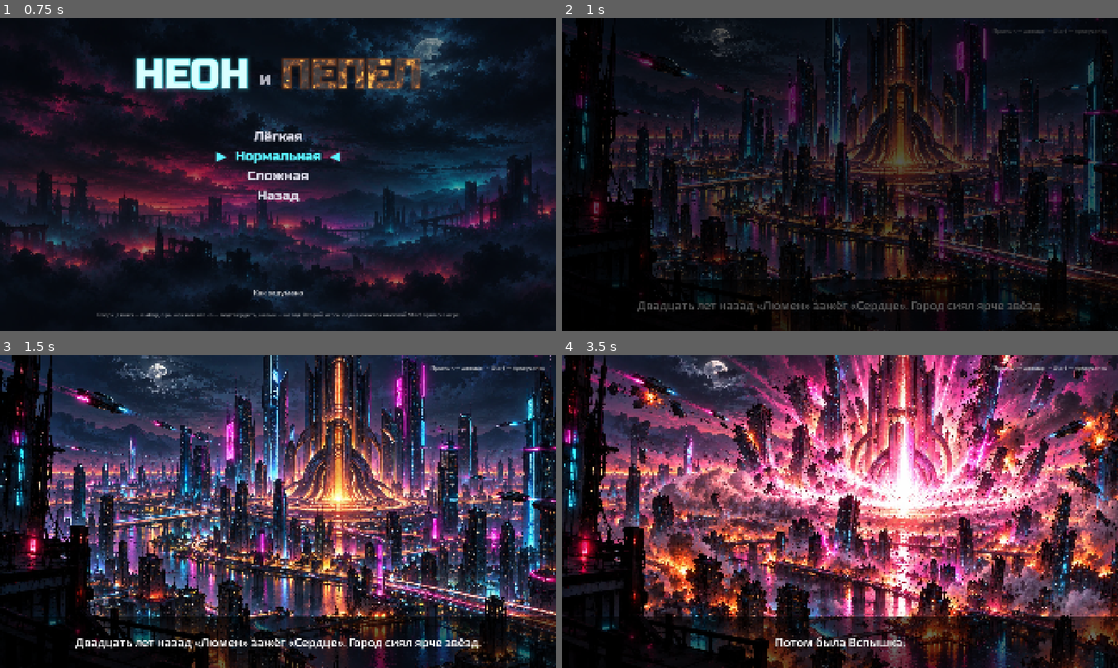
Above: before the commit, frames 1-4 (two rows, left to right).
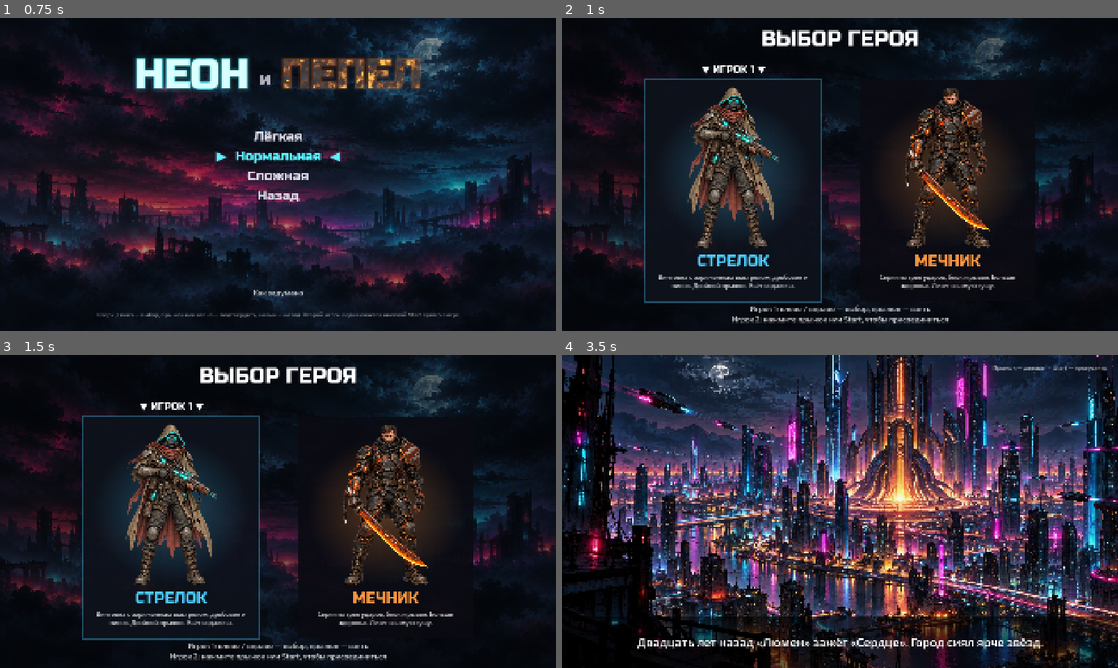
Above: after the commit, the same moments.

Repository: wrcabeludo-rgb/001
Game: Godot game, scene res://scenes/title.tscn
The game is run twice, just before and just after one commit, with the same random seed, the same clock (stepped at 60 frames per second) and the same inputs.
Inputs (mouse positions are in pixels of both pictures, inside the frame that each line leads up to):
- Up to frame 1 (0.75 s): tap Enter (ui_accept) at 0.5 s; move the mouse to (400, 158) at 0.52 s; hold D from 0.53 s (still down); tap K at 0.6 s; click (400, 158) at 0.67 s
- Up to frame 2 (1 s): keep holding D; tap Enter (ui_accept) at 0.77 s
- Up to frame 3 (1.5 s): release D at 1.25 s; drag from (166, 527) to (250, 574) at 1.27 s
- Up to frame 4 (3.5 s): move the mouse to (895, 442) at 2.02 s; hold A 2.03-2.75 s; tap J at 2.1 s; click (895, 442) at 2.17 s; drag from (812, 574) to (673, 464) at 2.77 s

Frame 1 is identical in both runs. In frame 2, 35% of the frame differs, in the area x 0-100%, y 0-100%; in frame 3, 72%; in frame 4, 78%.

Commit message:
Hero select screen with avatars; the trader's stall stands in a lit street
- Before any zone each player picks the Gunner or the Swordsman (left /
  right, jump or attack to take, skill to undo); a hero one player took is
  closed to the other, a second player can join right there. Avatars are the
  front views from the approved concepts. PlayerManager.join() is public.
- Shop: a blurred, darkened slums backdrop, the stall standing on the zone
  1-1 ground with a shadow, lantern light on the stall and the street, ash,
  dark corners; cleaner cutout of the stall (no white specks).
- Tests: one player picks, two players cannot take the same hero.

Co-Authored-By: Claude Opus 5.5 <noreply@anthropic.com>
Claude-Session: https://claude.ai/code/session_01DbbAxgCR2CT7iqKnVBrHPT

Diff:
--- /dev/null
+++ b/coop-platformer/game/scenes/hero_select.tscn
@@ -0,0 +1,12 @@
+[gd_scene load_steps=2 format=3]
+
+[ext_resource type="Script" path="res://scripts/ui/hero_select.gd" id="1_select"]
+
+[node name="HeroSelect" type="Control"]
+layout_mode = 3
+anchors_preset = 15
+anchor_right = 1.0
+anchor_bottom = 1.0
+grow_horizontal = 2
+grow_vertical = 2
+script = ExtResource("1_select")
--- a/coop-platformer/game/scripts/core/player_manager.gd
+++ b/coop-platformer/game/scripts/core/player_manager.gd
@@ -90,13 +90,21 @@
 			continue
 		if not (device.just_pressed("jump") or device.just_pressed("start")):
 			continue
-		var slot := players.find(null)
-		if slot == -1:
+		if join(device) == -1:
 			return
-		device.consume()
-		players[slot] = device
-		heroes[slot] = Heroes.Id.SWORDSMAN if _hero_taken(Heroes.Id.SHOOTER, slot) else Heroes.Id.SHOOTER
-		player_joined.emit(slot)
+
+
+## Gives the device a free player slot (and a hero nobody plays); returns the
+## slot, or -1 when both are taken.
+func join(device: PlayerInput) -> int:
+	var slot := players.find(null)
+	if slot == -1 or players.has(device):
+		return -1
+	device.consume()
+	players[slot] = device
+	heroes[slot] = Heroes.Id.SWORDSMAN if _hero_taken(Heroes.Id.SHOOTER, slot) else Heroes.Id.SHOOTER
+	player_joined.emit(slot)
+	return slot
 
 
 func _hero_taken(hero: Heroes.Id, except_slot: int) -> bool:
--- /dev/null
+++ b/coop-platformer/game/scripts/ui/hero_select.gd
@@ -0,0 +1,255 @@
+class_name HeroSelect
+extends Control
+## Picking heroes before the game starts. Each player moves a marker between
+## the Gunner and the Swordsman (left / right) and takes one (jump or attack);
+## a hero someone has taken is closed to the other player. Skill undoes the
+## choice, or goes back to the title when nothing is chosen. A second player
+## joins right here (jump or Start). When every player has a hero, the game
+## goes on to `next_scene`.
+
+const BACKGROUND := preload("res://assets/art/ui/menu_bg_01.png")
+const TITLE_FONT := preload("res://assets/fonts/RussoOne-Regular.ttf")
+const AVATARS := {
+	Heroes.Id.SHOOTER: preload("res://assets/art/ui/avatar_gunner.png"),
+	Heroes.Id.SWORDSMAN: preload("res://assets/art/ui/avatar_swordsman.png"),
+}
+const ABOUT := {
+	Heroes.Id.SHOOTER: "Винтовка с заряженным выстрелом, дробовик и пинок. Двойной прыжок. Бьёт издалека.",
+	Heroes.Id.SWORDSMAN: "Серия из трёх ударов, блок и рывок. Больше здоровья. Лезет в самую гущу.",
+}
+const CARD_SIZE := Vector2(600, 760)
+const CARD_X := {Heroes.Id.SHOOTER: 290.0, Heroes.Id.SWORDSMAN: 1030.0}
+const CARD_Y := 215.0
+## After the last player picks, the game waits this long before going on.
+const START_DELAY := 0.8
+const TITLE_SCENE := "res://scenes/title.tscn"
+
+## Where the game goes once everyone has a hero ("" stays here: tests).
+static var next_scene := "res://scenes/intro_comic.tscn"
+
+## Every player has a hero (PlayerManager.heroes is set).
+signal heroes_chosen
+
+## For each slot: the hero under its marker, and whether it is taken.
+var cursor := [Heroes.Id.SHOOTER, Heroes.Id.SWORDSMAN]
+var chosen := [false, false]
+
+var _frames := {}
+var _markers: Array[Label] = []
+var _status: Label
+var _countdown := -1.0
+
+
+func _ready() -> void:
+	var background := TextureRect.new()
+	background.texture = BACKGROUND
+	background.expand_mode = TextureRect.EXPAND_IGNORE_SIZE
+	background.stretch_mode = TextureRect.STRETCH_KEEP_ASPECT_COVERED
+	background.size = Vector2(1920, 1080)
+	add_child(background)
+	add_child(Harm.box(Vector2.ZERO, Vector2(1920, 1080), Color(0, 0, 0, 0.55)))
+
+	var title := Label.new()
+	title.text = "ВЫБОР ГЕРОЯ"
+	title.position = Vector2(0, 28)
+	title.size = Vector2(1920, 100)
+	title.horizontal_alignment = HORIZONTAL_ALIGNMENT_CENTER
+	title.add_theme_font_override("font", TITLE_FONT)
+	title.add_theme_font_size_override("font_size", 72)
+	add_child(title)
+
+	for hero in [Heroes.Id.SHOOTER, Heroes.Id.SWORDSMAN]:
+		_build_card(hero)
+	for slot in PlayerManager.MAX_PLAYERS:
+		var marker := Label.new()
+		marker.add_theme_font_override("font", TITLE_FONT)
+		marker.add_theme_font_size_override("font_size", 34)
+		marker.horizontal_alignment = HORIZONTAL_ALIGNMENT_CENTER
+		marker.size = Vector2(220, 50)
+		add_child(marker)
+		_markers.append(marker)
+
+	_status = Label.new()
+	_status.position = Vector2(0, 985)
+	_status.size = Vector2(1920, 80)
+	_status.horizontal_alignment = HORIZONTAL_ALIGNMENT_CENTER
+	_status.add_theme_font_size_override("font_size", 26)
+	_status.add_theme_color_override("font_color", Color(1, 1, 1, 0.8))
+	add_child(_status)
+
+	# Each joined player starts on a different hero.
+	for slot in PlayerManager.MAX_PLAYERS:
+		if PlayerManager.players[slot] != null:
+			cursor[slot] = PlayerManager.heroes[slot]
+	PlayerManager.player_joined.connect(_on_joined)
+	PlayerManager.player_left.connect(_on_left)
+	_refresh()
+
+
+func _build_card(hero: Heroes.Id) -> void:
+	var color: Color = Heroes.COLORS[hero]
+	var card := Control.new()
+	card.position = Vector2(CARD_X[hero], CARD_Y)
+	card.size = CARD_SIZE
+	card.mouse_filter = Control.MOUSE_FILTER_IGNORE
+	add_child(card)
+	var frame := Harm.box(Vector2(-6, -6), CARD_SIZE + Vector2(12, 12), color)
+	card.add_child(frame)
+	_frames[hero] = frame
+	card.add_child(Harm.box(Vector2.ZERO, CARD_SIZE, Color(0.04, 0.04, 0.07, 0.9)))
+	# A soft glow of the hero's colour behind the figure.
+	var gradient := Gradient.new()
+	gradient.set_color(0, Color(color, 0.32))
+	gradient.set_color(1, Color(color, 0.0))
+	var glow_texture := GradientTexture2D.new()
+	glow_texture.gradient = gradient
+	glow_texture.fill = GradientTexture2D.FILL_RADIAL
+	glow_texture.fill_from = Vector2(0.5, 0.5)
+	glow_texture.fill_to = Vector2(0.5, 0.0)
+	var glow := TextureRect.new()
+	glow.texture = glow_texture
+	glow.position = Vector2(20, 60)
+	glow.size = Vector2(CARD_SIZE.x - 40, 520)
+	glow.mouse_filter = Control.MOUSE_FILTER_IGNORE
+	card.add_child(glow)
+	var avatar := TextureRect.new()
+	avatar.texture = AVATARS[hero]
+	avatar.expand_mode = TextureRect.EXPAND_IGNORE_SIZE
+	avatar.stretch_mode = TextureRect.STRETCH_KEEP_ASPECT_CENTERED
+	avatar.position = Vector2(20, 20)
+	avatar.size = Vector2(CARD_SIZE.x - 40, 560)
+	card.add_child(avatar)
+	var name_label := Label.new()
+	name_label.text = Heroes.NAMES[hero].to_upper()
+	name_label.position = Vector2(0, 590)
+	name_label.size = Vector2(CARD_SIZE.x, 70)
+	name_label.horizontal_alignment = HORIZONTAL_ALIGNMENT_CENTER
+	name_label.add_theme_font_override("font", TITLE_FONT)
+	name_label.add_theme_font_size_override("font_size", 52)
+	name_label.add_theme_color_override("font_color", color)
+	card.add_child(name_label)
+	var about := Label.new()
+	about.text = ABOUT[hero]
+	about.autowrap_mode = TextServer.AUTOWRAP_WORD_SMART
+	about.position = Vector2(30, 664)
+	about.size = Vector2(CARD_SIZE.x - 60, 90)
+	about.horizontal_alignment = HORIZONTAL_ALIGNMENT_CENTER
+	about.add_theme_font_size_override("font_size", 22)
+	about.add_theme_color_override("font_color", Color(1, 1, 1, 0.8))
+	card.add_child(about)
+
+
+func _physics_process(delta: float) -> void:
+	for slot in PlayerManager.MAX_PLAYERS:
+		if PlayerManager.players[slot] != null:
+			_control(slot, PlayerManager.players[slot])
+	for device in PlayerManager.all_devices():
+		if PlayerManager.players.has(device):
+			continue
+		# Attack joins too (jump and Start are handled by PlayerManager);
+		# with nobody in the game yet, skill goes back to the title.
+		if device.just_pressed("attack"):
+			PlayerManager.join(device)
+		elif device.just_pressed("skill") and not PlayerManager.players.any(func(p: Variant) -> bool: return p != null):
+			get_tree().change_scene_to_file(TITLE_SCENE)
+			return
+	if _countdown >= 0.0:
+		_countdown -= delta
+		if _countdown < 0.0:
+			_start()
+
+
+func _control(slot: int, device: PlayerInput) -> void:
+	if device.just_pressed("skill"):
+		if chosen[slot]:
+			chosen[slot] = false
+			Sound.play("menu_move")
+		elif slot == 0:
+			Sound.play("menu_select")
+			get_tree().change_scene_to_file(TITLE_SCENE)
+			return
+		_refresh()
+		return
+	if chosen[slot]:
+		return
+	if device.just_pressed("left") or device.just_pressed("right"):
+		cursor[slot] = Heroes.other(cursor[slot])
+		Sound.play("menu_move")
+		_refresh()
+	elif device.just_pressed("jump") or device.just_pressed("attack"):
+		if _taken_by_other(slot, cursor[slot]):
+			Sound.play("telegraph")
+			return
+		chosen[slot] = true
+		Sound.play("menu_select")
+		_refresh()
+
+
+func _taken_by_other(slot: int, hero: Heroes.Id) -> bool:
+	for other in PlayerManager.MAX_PLAYERS:
+		if other != slot and PlayerManager.players[other] != null and chosen[other] and cursor[other] == hero:
+			return true
+	return false
+
+
+func _on_joined(slot: int) -> void:
+	chosen[slot] = false
+	# A newcomer starts on the hero that is still free.
+	cursor[slot] = Heroes.other(cursor[1 - slot]) if PlayerManager.players[1 - slot] != null else Heroes.Id.SHOOTER
+	_refresh()
+
+
+func _on_left(slot: int) -> void:
+	chosen[slot] = false
+	_refresh()
+
+
+func _refresh() -> void:
+	var joined := 0
+	var picked := 0
+	var lines := PackedStringArray()
+	for slot in PlayerManager.MAX_PLAYERS:
+		var marker := _markers[slot]
+		var playing := PlayerManager.players[slot] != null
+		marker.visible = playing
+		if not playing:
+			lines.append("Игрок %d: нажмите прыжок или Start, чтобы присоединиться" % (slot + 1))
+			continue
+		joined += 1
+		var hero: Heroes.Id = cursor[slot]
+		var both_here: bool = PlayerManager.players[1 - slot] != null and cursor[1 - slot] == hero
+		marker.text = ("ИГРОК %d ✓" if chosen[slot] else "▼ ИГРОК %d ▼") % (slot + 1)
+		marker.add_theme_color_override("font_color", Heroes.COLORS[hero] if chosen[slot] else Color.WHITE)
+		marker.position = Vector2(CARD_X[hero] + CARD_SIZE.x / 2.0 - 110.0 + (slot * 2 - 1) * (130.0 if both_here else 0.0),
+			CARD_Y - 58.0)
+		if chosen[slot]:
+			picked += 1
+			lines.append("Игрок %d: %s — готов (навык — передумать)" % [slot + 1, Heroes.NAMES[hero]])
+		elif _taken_by_other(slot, hero):
+			lines.append("Игрок %d: %s уже занят — выберите другого героя" % [slot + 1, Heroes.NAMES[hero]])
+		else:
+			lines.append("Игрок %d: влево / вправо — выбор, прыжок — взять" % (slot + 1))
+	for hero in _frames:
+		var taken := false
+		for slot in PlayerManager.MAX_PLAYERS:
+			taken = taken or (PlayerManager.players[slot] != null and chosen[slot] and cursor[slot] == hero)
+		_frames[hero].visible = taken or _hovered(hero)
+		_frames[hero].modulate.a = 1.0 if taken else 0.35
+	_status.text = "\n".join(lines)
+	_countdown = START_DELAY if joined > 0 and picked == joined else -1.0
+
+
+func _hovered(hero: Heroes.Id) -> bool:
+	for slot in PlayerManager.MAX_PLAYERS:
+		if PlayerManager.players[slot] != null and cursor[slot] == hero:
+			return true
+	return false
+
+
+func _start() -> void:
+	for slot in PlayerManager.MAX_PLAYERS:
+		if PlayerManager.players[slot] != null:
+			PlayerManager.heroes[slot] = cursor[slot]
+	heroes_chosen.emit()
+	if next_scene != "":
+		get_tree().change_scene_to_file(next_scene)
--- a/coop-platformer/game/scripts/ui/shop.gd
+++ b/coop-platformer/game/scripts/ui/shop.gd
@@ -4,11 +4,18 @@
 ## each hero pays from their own wallet. In co-op players take turns.
 
 const TITLE_FONT := preload("res://assets/fonts/RussoOne-Regular.ttf")
-const BACKGROUNDS := [
-	preload("res://assets/art/backgrounds/sky_world1_1.png"),
-	preload("res://assets/art/backgrounds/bg_mid_world1_01.png"),
+const BACKDROP := preload("res://assets/art/ui/shop_bg.png")
+const GROUND := preload("res://assets/art/tiles/1-1_ground.png")
+const TRADER := preload("res://assets/art/props/trader.png")
+const STALL_SCALE := 0.82
+## The street level: the stall stands on it.
+const STREET_Y := 900.0
+## Lanterns in the stall picture (pixels of trader.png) and their light colour.
+const LANTERNS := [
+	[Vector2(180, 130), Color(1.0, 0.55, 0.2)], [Vector2(255, 285), Color(1.0, 0.55, 0.2)],
+	[Vector2(365, 145), Color(1.0, 0.7, 0.35)], [Vector2(320, 205), Color(0.3, 0.9, 1.0)],
+	[Vector2(705, 170), Color(0.3, 0.9, 1.0)], [Vector2(845, 250), Color(0.3, 0.9, 1.0)],
 ]
-const TRADER := preload("res://assets/art/props/trader.png")
 const LINES := [
 	"Лом — вот настоящая валюта. Неон его не заменит.",
 	"Всё рабочее. Ну, почти всё.",
@@ -21,26 +28,13 @@
 var _menu: MenuList
 var _hint: Label
 var _wallet: Label
+var _lights: Array[TextureRect] = []
+var _time := 0.0
 
 
 func _ready() -> void:
-	# The slums at night behind, the trader's stall on the right, the goods on a dark panel.
-	for picture in BACKGROUNDS:
-		var backdrop := TextureRect.new()
-		backdrop.texture = picture
-		backdrop.expand_mode = TextureRect.EXPAND_IGNORE_SIZE
-		backdrop.stretch_mode = TextureRect.STRETCH_KEEP_ASPECT_COVERED
-		backdrop.size = Vector2(1920, 1080)
-		backdrop.modulate = Color(0.5, 0.47, 0.55)
-		add_child(backdrop)
-	add_child(Harm.box(Vector2(0, 900), Vector2(1920, 180), Color(0.05, 0.04, 0.06, 0.9)))
-	var stall := TextureRect.new()
-	stall.texture = TRADER
-	stall.expand_mode = TextureRect.EXPAND_IGNORE_SIZE
-	stall.size = TRADER.get_size() * 0.82
-	stall.position = Vector2(1900 - stall.size.x, 905 - stall.size.y)
-	add_child(stall)
-	add_child(Harm.box(Vector2(80, 40), Vector2(1020, 860), Color(0.04, 0.04, 0.06, 0.82)))
+	_build_street()
+	add_child(Harm.box(Vector2(80, 40), Vector2(980, 860), Color(0.03, 0.03, 0.05, 0.78)))
 	var title := Label.new()
 	title.text = "ЛАВКА СТАРЬЁВЩИКА"
 	title.position = Vector2(120, 60)
@@ -50,7 +44,7 @@
 	add_child(title)
 	var quote := Label.new()
 	quote.text = "«%s»" % LINES.pick_random()
-	quote.position = Vector2(1140, 250)
+	quote.position = Vector2(1100, 300)
 	quote.size = Vector2(740, 80)
 	quote.autowrap_mode = TextServer.AUTOWRAP_WORD_SMART
 	quote.horizontal_alignment = HORIZONTAL_ALIGNMENT_CENTER
@@ -65,7 +59,7 @@
 
 	_menu = MenuList.new()
 	_menu.position = Vector2(120, 240)
-	_menu.size = Vector2(1000, 640)
+	_menu.size = Vector2(940, 640)
 	_menu.font_size = 36
 	_menu.alignment = BoxContainer.ALIGNMENT_BEGIN
 	add_child(_menu)
@@ -86,6 +80,113 @@
 			break
 	_build()
 	Sound.music("shop")
+
+
+## A night street in the slums: the houses far behind (blurred), the trader's
+## stall standing on the ground of zone 1-1 with a shadow under it, its
+## lanterns lighting the stall and the ground, ash in the air, dark corners.
+func _build_street() -> void:
+	var backdrop := TextureRect.new()
+	backdrop.texture = BACKDROP
+	backdrop.size = Vector2(1920, 1080)
+	add_child(backdrop)
+	var street := TextureRect.new()
+	street.texture = GROUND
+	street.stretch_mode = TextureRect.STRETCH_TILE
+	street.position = Vector2(0, STREET_Y)
+	street.size = Vector2(1920, 1080 - STREET_Y)
+	street.modulate = Color(0.5, 0.46, 0.5)
+	add_child(street)
+	# The far edge of the street fades into the dark.
+	add_child(_gradient_rect(Rect2(0, STREET_Y, 1920, 70), Color(0, 0, 0, 0.75), Color(0, 0, 0, 0.0), false))
+
+	var size := TRADER.get_size() * STALL_SCALE
+	var stall_at := Vector2(1890 - size.x, STREET_Y + 26 - size.y)
+	add_child(_glow(Rect2(stall_at.x - 40, STREET_Y - 30, size.x + 80, 110), Color(0, 0, 0, 0.7), false))
+	# The light of the lanterns pooling on the ground in front of the counter.
+	var pool := _glow(Rect2(stall_at.x + 60, STREET_Y - 10, size.x - 60, 150), Color(1.0, 0.55, 0.25, 0.28), true)
+	add_child(pool)
+	_lights.append(pool)
+	var stall := TextureRect.new()
+	stall.texture = TRADER
+	stall.expand_mode = TextureRect.EXPAND_IGNORE_SIZE
+	stall.size = size
+	stall.position = stall_at
+	# The same night as the street around it.
+	stall.modulate = Color(0.9, 0.86, 0.92)
+	add_child(stall)
+	for lantern in LANTERNS:
+		var at: Vector2 = stall_at + lantern[0] * STALL_SCALE
+		var light := _glow(Rect2(at - Vector2(110, 110), Vector2(220, 220)), Color(lantern[1], 0.4), true)
+		add_child(light)
+		_lights.append(light)
+
+	var ash := CPUParticles2D.new()
+	ash.position = Vector2(960, -20)
+	ash.emission_shape = CPUParticles2D.EMISSION_SHAPE_RECTANGLE
+	ash.emission_rect_extents = Vector2(1000, 10)
+	ash.amount = 60
+	ash.lifetime = 14.0
+	ash.preprocess = 14.0
+	ash.direction = Vector2(0.2, 1)
+	ash.spread = 20.0
+	ash.initial_velocity_min = 40.0
+	ash.initial_velocity_max = 90.0
+	ash.gravity = Vector2(6, 4)
+	ash.scale_amount_min = 1.5
+	ash.scale_amount_max = 3.0
+	ash.color = Color(0.75, 0.72, 0.7, 0.5)
+	add_child(ash)
+	# Dark corners pull the eye to the middle.
+	add_child(_glow(Rect2(-480, -270, 2880, 1620), Color(0, 0, 0, 0.0), false, Color(0, 0, 0, 0.7)))
+
+
+## A soft round spot of light (added on top) or shadow; `edge` is the colour at its rim.
+func _glow(area: Rect2, color: Color, light: bool, edge := Color(color, 0.0)) -> TextureRect:
+	var gradient := Gradient.new()
+	gradient.set_color(0, color)
+	gradient.set_color(1, edge)
+	var texture := GradientTexture2D.new()
+	texture.gradient = gradient
+	texture.fill = GradientTexture2D.FILL_RADIAL
+	texture.fill_from = Vector2(0.5, 0.5)
+	texture.fill_to = Vector2(0.5, 0.0) if edge.a == 0.0 else Vector2(1.0, 1.0)
+	var rect := TextureRect.new()
+	rect.texture = texture
+	rect.expand_mode = TextureRect.EXPAND_IGNORE_SIZE
+	rect.position = area.position
+	rect.size = area.size
+	rect.mouse_filter = Control.MOUSE_FILTER_IGNORE
+	if light:
+		var add := CanvasItemMaterial.new()
+		add.blend_mode = CanvasItemMaterial.BLEND_MODE_ADD
+		rect.material = add
+	return rect
+
+
+## A rectangle fading from `from` (top) to `to` (bottom).
+func _gradient_rect(area: Rect2, from: Color, to: Color, _light: bool) -> TextureRect:
+	var gradient := Gradient.new()
+	gradient.set_color(0, from)
+	gradient.set_color(1, to)
+	var texture := GradientTexture2D.new()
+	texture.gradient = gradient
+	texture.fill_from = Vector2(0, 0)
+	texture.fill_to = Vector2(0, 1)
+	var rect := TextureRect.new()
+	rect.texture = texture
+	rect.expand_mode = TextureRect.EXPAND_IGNORE_SIZE
+	rect.position = area.position
+	rect.size = area.size
+	rect.mouse_filter = Control.MOUSE_FILTER_IGNORE
+	return rect
+
+
+## The lanterns flicker a little.
+func _process(delta: float) -> void:
+	_time += delta
+	for i in _lights.size():
+		_lights[i].modulate.a = 0.85 + 0.15 * sin(_time * (2.3 + i * 0.7) + i) * sin(_time * 5.1 + i * 2.0)
 
 
 func _build(select := 0) -> void:
--- a/coop-platformer/game/scripts/ui/title_menu.gd
+++ b/coop-platformer/game/scripts/ui/title_menu.gd
@@ -1,6 +1,7 @@
 extends Control
 ## Title screen. Main page: continue, new game, zone select, shop, settings,
-## test levels, credits, quit. New game asks for the difficulty and plays the intro comic.
+## test levels, credits, quit. New game asks for the difficulty. Every way into
+## the game passes the hero select screen (then the intro comic for a new game).
 ## Pressing a button on a device also joins it as a player (PlayerManager).
 
 const BACKGROUND := preload("res://assets/art/ui/menu_bg_01.png")
@@ -9,6 +10,7 @@
 const COMIC_SCENE := "res://scenes/intro_comic.tscn"
 const SHOP_SCENE := "res://scenes/shop.tscn"
 const TEST_SCENE := "res://scenes/test_room.tscn"
+const HERO_SELECT_SCENE := "res://scenes/hero_select.tscn"
 
 var _menu: MenuList
 var _hint: Label
@@ -74,7 +76,7 @@
 	var entries: Array = []
 	if progress:
 		var next: Dictionary = SaveGame.ZONES[int(SaveGame.data["next_zone"])]
-		entries.append({"text": "Продолжить", "action": func() -> void: _open(next["scene"]),
+		entries.append({"text": "Продолжить", "action": func() -> void: _choose_heroes(next["scene"]),
 			"hint": "%s · сложность: %s" % [next["title"], GameSettings.NAMES[GameSettings.difficulty]]})
 	entries.append({"text": "Новая игра", "action": show_difficulty,
 		"hint": "Прогресс и покупки будут сброшены" if progress else ""})
@@ -114,7 +116,7 @@
 		entries.append({"text": GameSettings.NAMES[difficulty], "hint": GameSettings.HINTS[difficulty],
 			"action": func() -> void:
 				SaveGame.new_game(difficulty)
-				_open(COMIC_SCENE)})
+				_choose_heroes(COMIC_SCENE)})
 	entries.append({"text": "Назад", "action": show_main})
 	_on_back = show_main
 	_show_page(entries, 1)
@@ -131,7 +133,7 @@
 			"text": zone["title"] if open else "%s — закрыто" % zone["id"],
 			"enabled": open,
 			"hint": ("Лучшее время: %d:%02d" % [int(best) / 60, int(best) % 60]) if best >= 0.0 else "",
-			"action": func() -> void: _open(zone["scene"]),
+			"action": func() -> void: _choose_heroes(zone["scene"]),
 		})
 	entries.append({"text": "Назад", "action": show_main})
 	_on_back = show_main
@@ -143,5 +145,11 @@
 	_show_page(SettingsEntries.build(show_main))
 
 
+## The hero select screen first, then `scene`.
+func _choose_heroes(scene: String) -> void:
+	HeroSelect.next_scene = scene
+	_open(HERO_SELECT_SCENE)
+
+
 func _open(scene: String) -> void:
 	get_tree().change_scene_to_file(scene)
--- a/coop-platformer/game/tests/meta_test.gd
+++ b/coop-platformer/game/tests/meta_test.gd
@@ -1,6 +1,6 @@
 extends "res://tests/test_harness.gd"
 ## Headless checks of the meta game: saving, shop goods and what they change,
-## the shotgun, power-ups, secret rooms and the pause menu. Run by CI:
+## the shotgun, power-ups, secret rooms, the pause menu and the hero select. Run by CI:
 ##   godot --headless --path game res://tests/meta_test.tscn
 
 
@@ -12,6 +12,8 @@
 	await _test_power_ups()
 	await _test_secret_room()
 	await _test_pause_menu()
+	await _test_hero_select_alone()
+	await _test_hero_select_two_players()
 
 
 func _test_save_round_trip() -> void:
@@ -142,6 +144,56 @@
 	PlayerManager.players[1] = null
 
 
+func _test_hero_select_alone() -> void:
+	PlayerManager.players = [_input, null]
+	PlayerManager.heroes = [Heroes.Id.SHOOTER, Heroes.Id.SWORDSMAN]
+	var screen := await _hero_select()
+	await _press("right")
+	await _press("jump")
+	await _frames(int(HeroSelect.START_DELAY * 60) + 10)
+	_check(screen.get_meta("done", false) and PlayerManager.heroes[0] == Heroes.Id.SWORDSMAN,
+		"выбор героя: один игрок берёт мечника, и игра идёт дальше")
+	screen.queue_free()
+
+
+func _test_hero_select_two_players() -> void:
+	var second := PlayerInput.scripted()
+	_extra_inputs.append(second)
+	PlayerManager.players = [_input, second]
+	PlayerManager.heroes = [Heroes.Id.SHOOTER, Heroes.Id.SWORDSMAN]
+	var screen := await _hero_select()
+	await _press("jump")
+	# The second player tries the Gunner too: it is taken.
+	await _press_on(second, "left")
+	await _press_on(second, "jump")
+	_check(not screen.chosen[1], "выбор героя: занятого стрелка второй игрок взять не может")
+	await _press_on(second, "right")
+	await _press_on(second, "jump")
+	await _frames(int(HeroSelect.START_DELAY * 60) + 10)
+	_check(screen.get_meta("done", false) and PlayerManager.heroes == [Heroes.Id.SHOOTER, Heroes.Id.SWORDSMAN],
+		"выбор героя: вдвоём — стрелок и мечник, игра идёт дальше")
+	screen.queue_free()
+	_extra_inputs.erase(second)
+	PlayerManager.players = [null, null]
+
+
+## The hero select screen, staying in place when done.
+func _hero_select() -> HeroSelect:
+	HeroSelect.next_scene = ""
+	var screen := HeroSelect.new()
+	screen.heroes_chosen.connect(func() -> void: screen.set_meta("done", true))
+	add_child(screen)
+	await _frames(2)
+	return screen
+
+
+func _press_on(device: PlayerInput, action: String) -> void:
+	device.set_virtual(action, true)
+	await _frames(1)
+	device.set_virtual(action, false)
+	await _frames(1)
+
+
 func _projectiles() -> int:
 	var count := 0
 	for child in _room.get_children():
Binary file changed: coop-platformer/game/assets/art/props/trader.png
Binary file added: coop-platformer/game/assets/art/ui/avatar_gunner.png
Not shown, added: coop-platformer/game/assets/art/ui/avatar_gunner.png.import
Binary file added: coop-platformer/game/assets/art/ui/avatar_swordsman.png
Not shown, added: coop-platformer/game/assets/art/ui/avatar_swordsman.png.import
Binary file added: coop-platformer/game/assets/art/ui/shop_bg.png
Not shown, added: coop-platformer/game/assets/art/ui/shop_bg.png.import
Not shown, added: coop-platformer/game/scripts/ui/hero_select.gd.uid
Not shown, changed: .github/workflows/coop-platformer.yml
